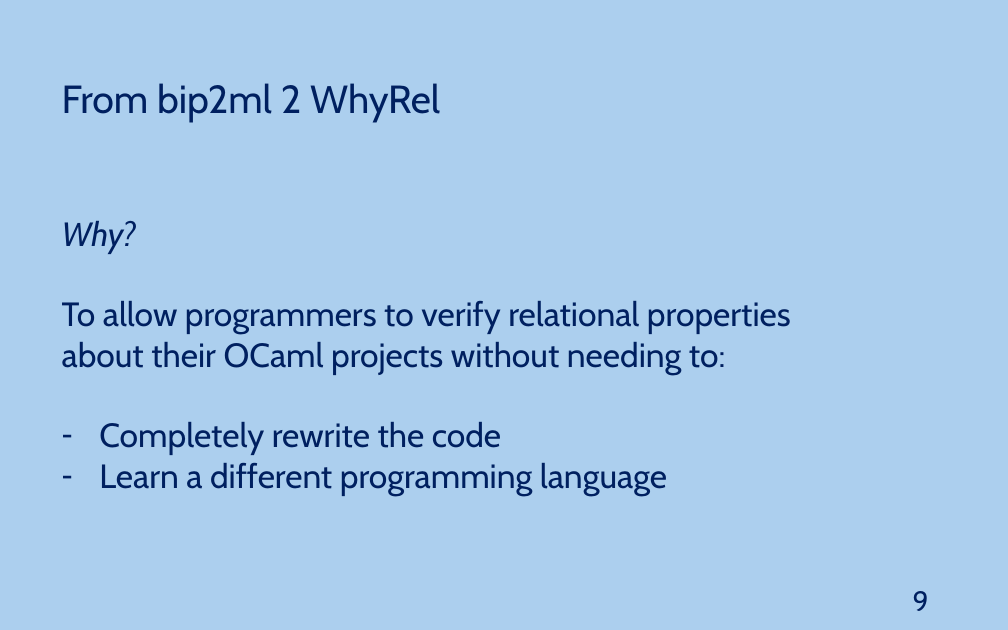
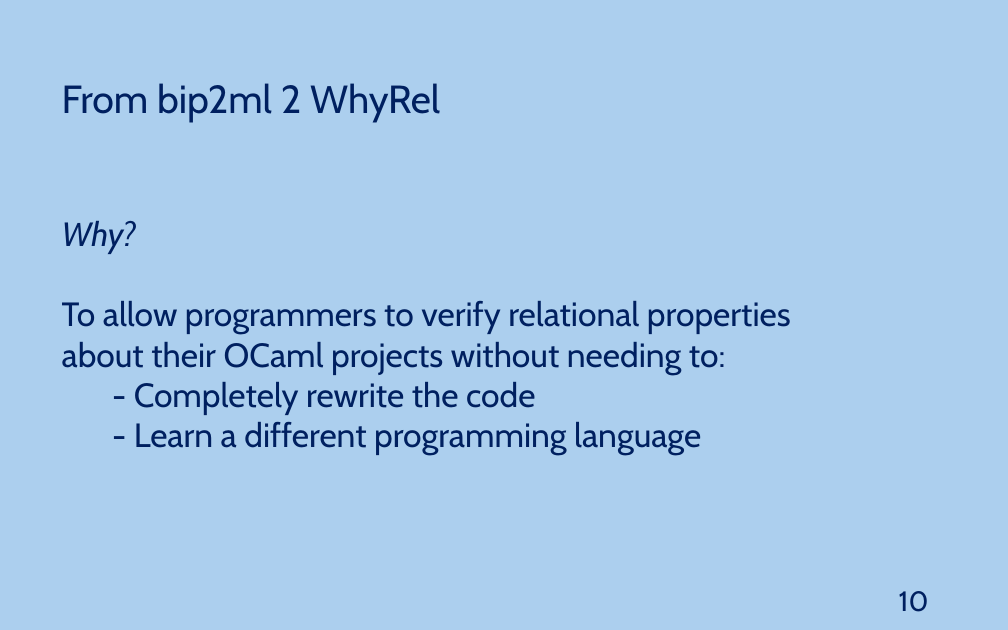
Before and after one commit to JoaoNini75/MasterThesis, a slide deck: slide 10 of tese/presentation/Ap Tese.pptx (slide 9 before the commit). Drawn at 1008x630 pixels with LibreOffice and Linux fonts; fonts in the diff are those of the drawing. Boxes give left, top, right and bottom in pixels: in the first picture for what was removed or moved away, otherwise in the second. Text is boxed around its words. In the diff, an @@ line names an element or a change of style, - is before the commit and + after.

```diff
--- a/tese/presentation/Ap Tese.pptx
+++ b/tese/presentation/Ap Tese.pptx
@@ text at box(134, 382, 701, 455): text changed @@
-– Completely rewrite the code
-– Learn a different programming language
+  - Completely rewrite the code
+  - Learn a different programming language
@@ page number at box(899, 591, 929, 612): text changed @@
-9
+10
```
Also in this commit, not shown: 10 other slides changed, 2 slides added, 1 slide removed.
